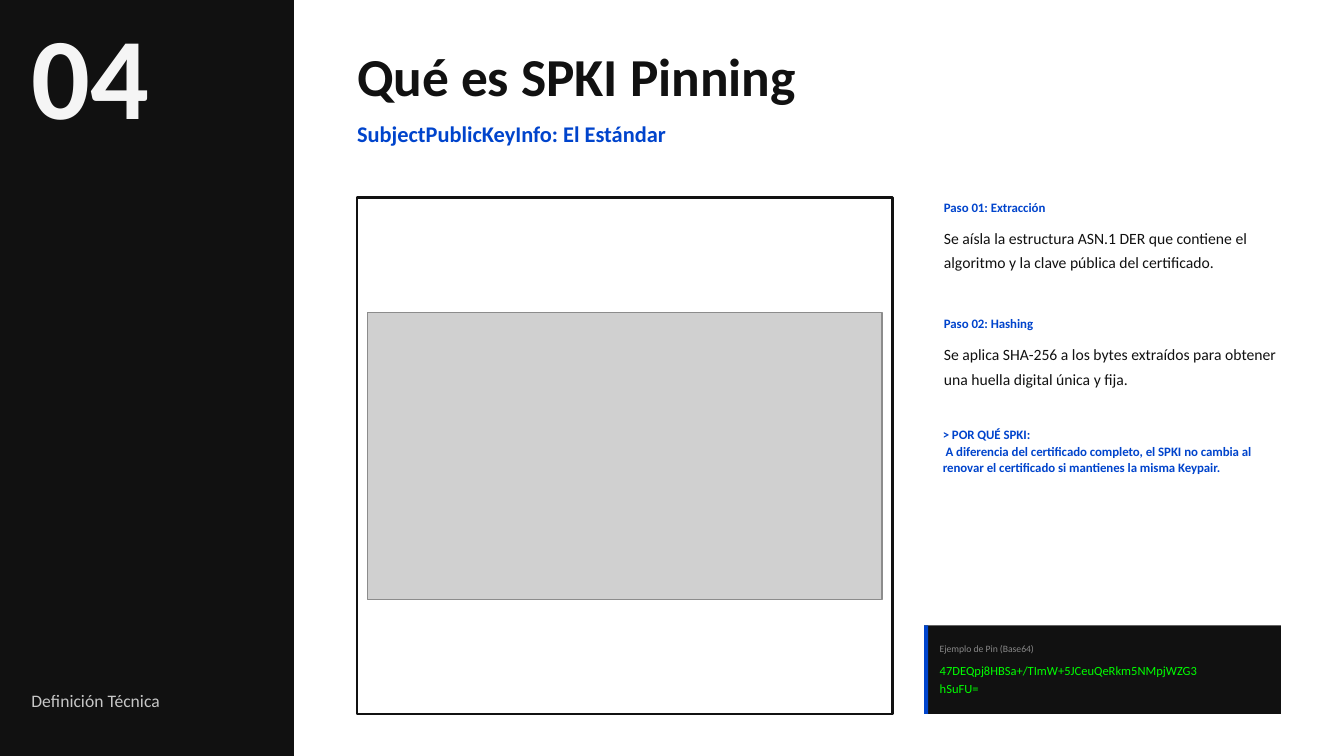
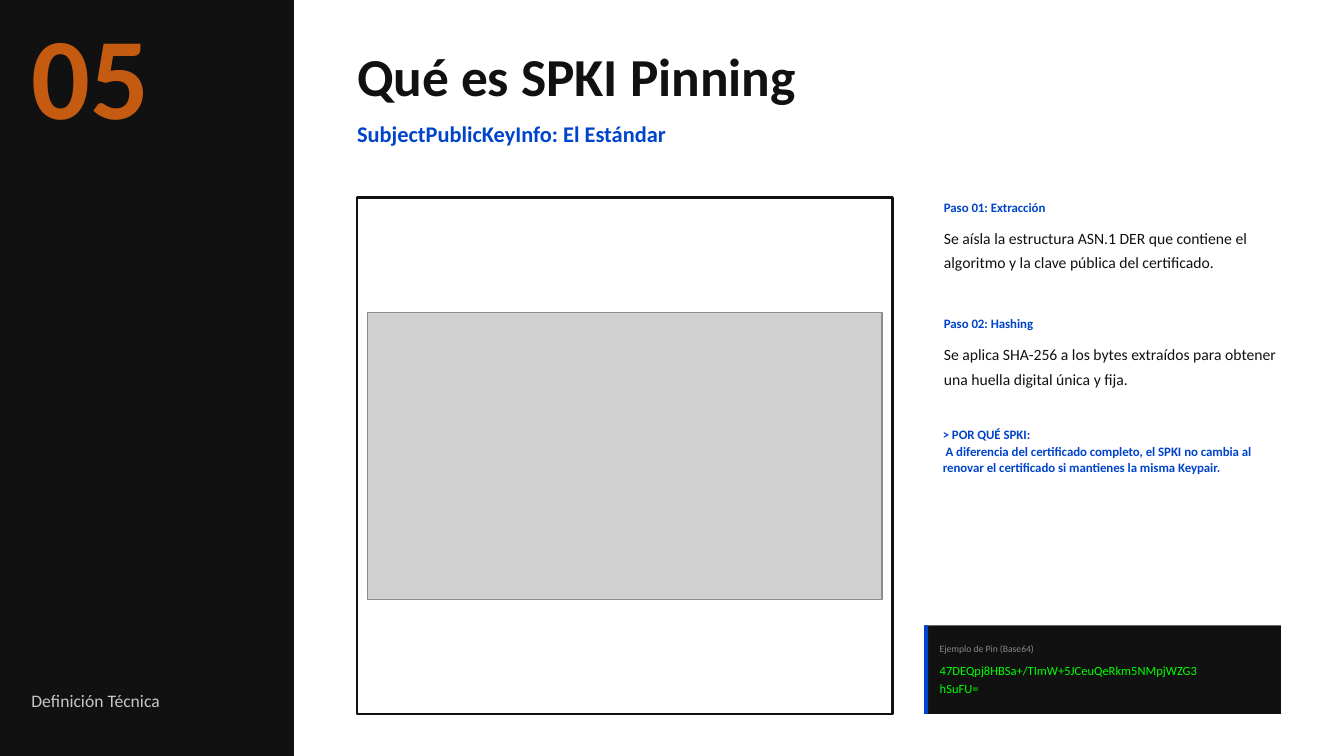
Before and after one commit to pcanelo/spki-pinning-lab, a slide deck: slide 6 of Certificate_Pinning_en_Banca_Arquitectura_y_Operación_2026.pptx (slide 4 before the commit). Drawn at 1344x756 pixels with LibreOffice and Linux fonts; fonts in the diff are those of the drawing; grey boxes stand for pictures; background and template pictures are left out. Boxes give left, top, right and bottom in pixels: in the first picture for what was removed or moved away, otherwise in the second. Text is boxed around its words. In the diff, an @@ line names an element or a change of style, - is before the commit and + after.

```diff
--- a/Certificate_Pinning_en_Banca_Arquitectura_y_Operación_2026.pptx
+++ b/Certificate_Pinning_en_Banca_Arquitectura_y_Operación_2026.pptx
@@ text at box(31, 43, 148, 120): text changed; text colour #F5F5F5 to #C55A11 @@
-04
+05
```
Also in this commit, not shown: 14 other slides changed, 3 slides added, 1 other file.
